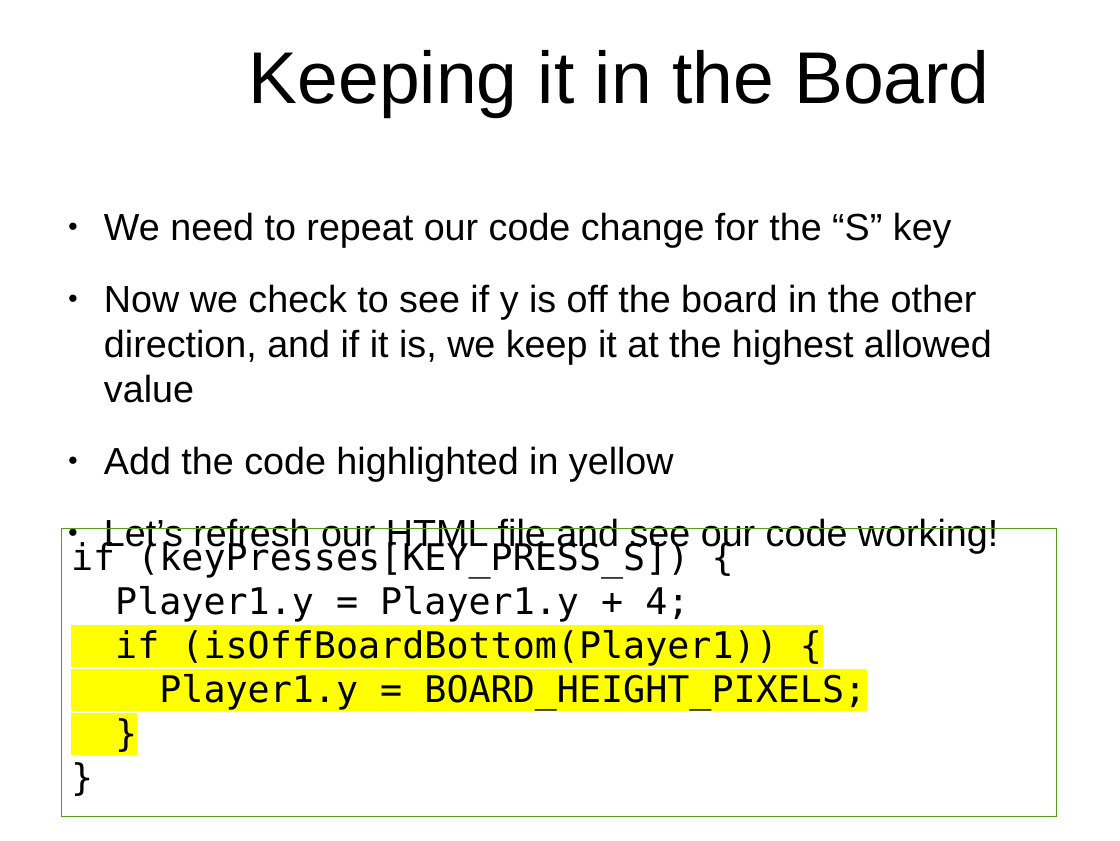
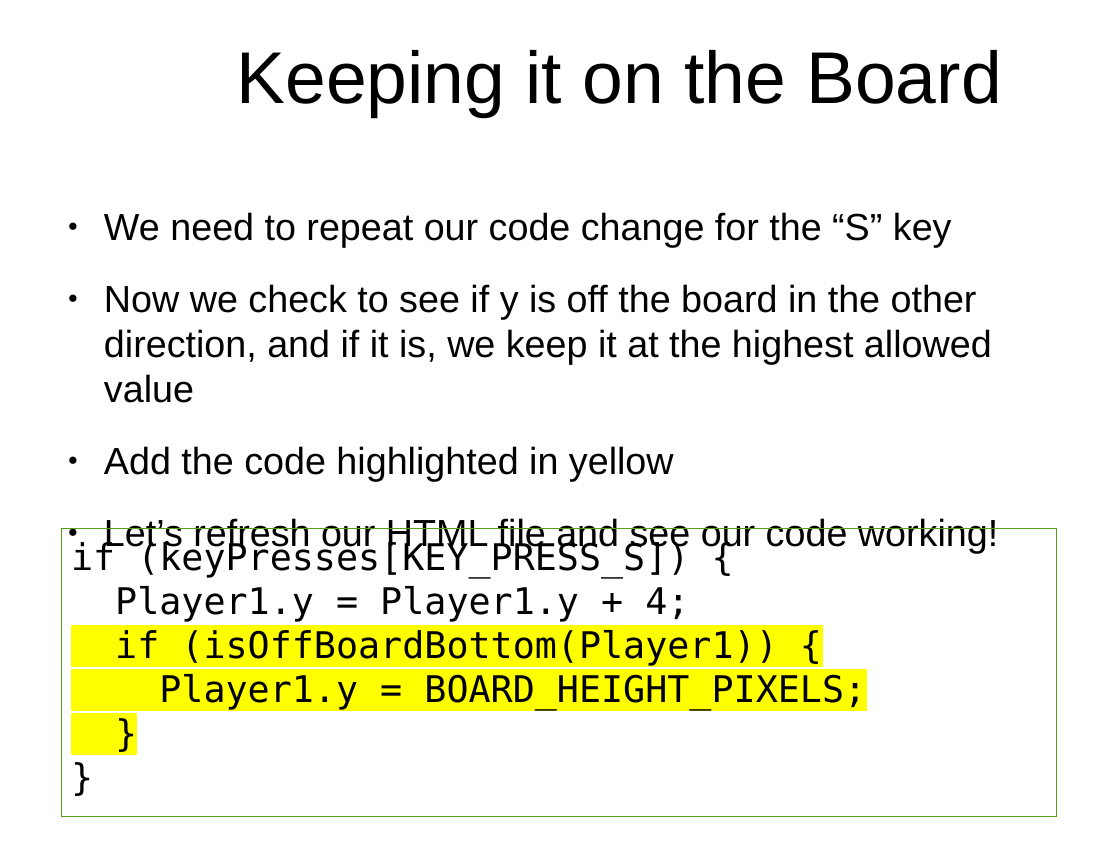
Before and after one commit to originalgrego/PaddleBattle, a slide deck: slide 19 of PaddleBattle - Explorathon 2017.odp. Drawn at 1120x841 pixels with LibreOffice and Linux fonts; fonts in the diff are those of the drawing; background and template pictures are left out. Boxes give left, top, right and bottom in pixels: in the first picture for what was removed or moved away, otherwise in the second. Text is boxed around its words. In the diff, an @@ line names an element or a change of style, - is before the commit and + after.

```diff
--- a/PaddleBattle - Explorathon 2017.odp
+++ b/PaddleBattle - Explorathon 2017.odp
@@ title at bbox=[237, 50, 1001, 117]: text changed @@
-Keeping it in the Board
+Keeping it on the Board
```
Also in this commit, not shown: 3 other slides changed.
